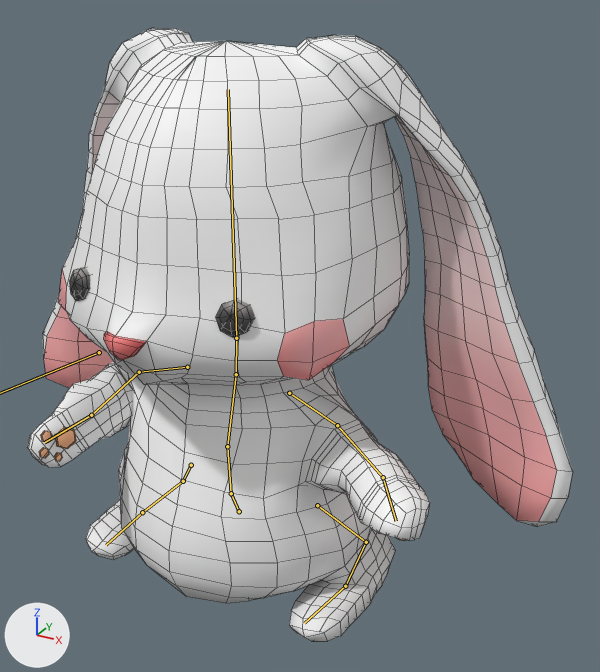
One commit to the Blender file Assets/Models/Player/PersonagemCoelho.blend: the scene before it, then after it.
Both versions are drawn from a 50 mm lens placed at (4.7, -7.09, 6.62), pointed at (0.65, 0.28, 2.94). Every picture has the same lights, and +X, +Y and +Z are marked at lower left. Both versions are drawn at frame 19 of the action 'Mirar'; the numbers are the values there. The bones that bend it are drawn over the model as lines. Mesh edges are drawn as thin lines.

In view in the first picture: 'Coelho'.
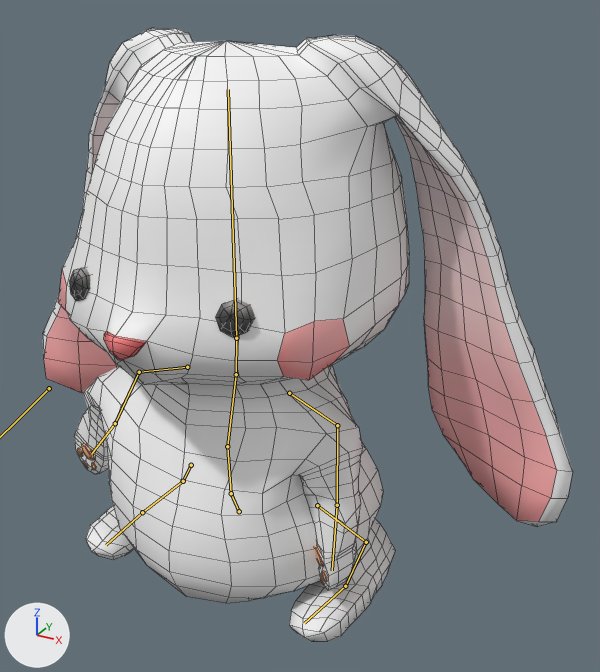
The change, as a list of edits to the scene's bpy script:
```text
Change bone_braço_l:
    where bone_braço_l = bpy.data.objects['Armature'].pose.bones['Braço.l']  # child of 'Ombro.l'
    bone_braço_l.rotation_quaternion: (1.0, 0.0, 0.0, 0.0) -> (0.768, -0.53, -0.33, 0.146)  # degrees (0, 0, 0) -> degrees (-76, -21, 38)
Change bone_mao_l:
    where bone_mao_l = bpy.data.objects['Armature'].pose.bones['Mao.l']  # child of 'Braço.l'
    bone_mao_l.rotation_quaternion: (1.0, 0.0, 0.0, 0.0) -> (0.976, -0.066, -0.172, 0.116)  # degrees (0, 0, 0) -> degrees (-10, -19, 15)
Change bone_braço_r:
    where bone_braço_r = bpy.data.objects['Armature'].pose.bones['Braço.r']  # child of 'Ombro.r'
    bone_braço_r.rotation_quaternion: (0.708, -0.09, 0.518, 0.471) -> (0.541, -0.38, 0.674, -0.234)  # degrees (39, 55, 88) -> degrees (-109, 36, -95)
```

Changed parts and their boxes (x1, y1, x2, y2) in the pictures (600 x 672 px):
'Coelho', posed: before (27, 28, 573, 641); after (43, 28, 573, 641)
bone 'Braço.l', root to tip: before (337, 425) to (383, 477); after (337, 425) to (337, 505)
bone 'Mao.l', root to tip: before (383, 477) to (396, 521); after (337, 505) to (332, 570)
bone 'Braço.r', root to tip: before (139, 372) to (91, 415); after (139, 372) to (115, 423)
